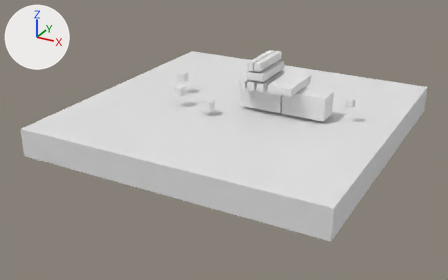
One commit to the Blender file FunctioningPressure.blend: the scene before it, then after it.
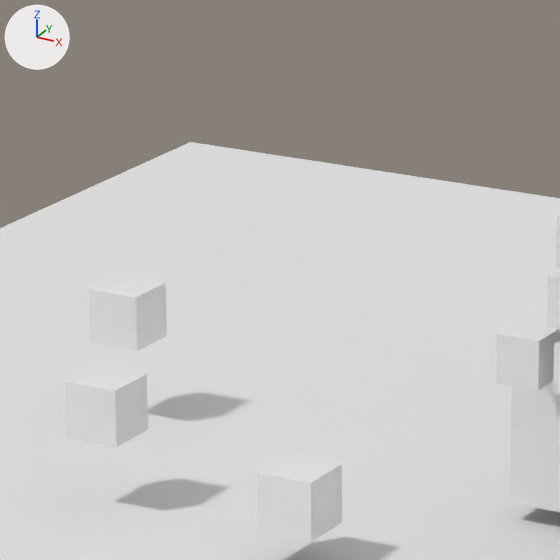
Each version appears first whole from a 50 mm camera at (134.8, -268.7, 111.1) aimed at (-5.4, -13.8, -16.4), and next in a close-up on the part from 36% to 55% of the width and 11% to 41% of the height. Lighting does not change. The marker at upper left points along +X, +Y and +Z.

The scene before the commit, as lines of its bpy script (objects in view):
```python
me_cube_007 = bpy.data.meshes.new('Cube.007')
me_cube_007.from_pydata(...)  # a box spanning x -1.0..1.0, y -1.0..1.0, z -1.0..1.0
me_cube_007.materials.append(mat_stressor)  # white #e7e7e7
me_cube_011 = bpy.data.meshes.new('Cube.011')
me_cube_011.from_pydata(...)  # a box spanning x -1.0..1.0, y -7.99..4.85, z -1.0..1.0
me_cube_011.materials.append(mat_stressor)  # white #e7e7e7
me_plane = bpy.data.meshes.new('Plane')
me_plane.from_pydata(...)  # a box spanning x -1.0..1.0, y -1.0..1.0, z -0.18..0.0
ob_cube_006 = bpy.data.objects.new('Cube.006', me_cube_007)
ob_cube_006.location = (-39.84, 2.43, 7.32)
ob_cube_006.scale = (2.28, 2.28, 2.28)
ob_cube_wee_001 = bpy.data.objects.new('Cube.wee.001', me_cube_011)
ob_cube_wee_001.location = (10.0, 4.15, 19.02)
ob_cube_wee_001.scale = (4.52, 1.93, 1.93)
ob_plane = bpy.data.objects.new('Plane', me_plane)
ob_plane.location = (-2.15, -0.77, -1.65)
ob_plane.scale = (77.3, 77.3, 77.3)
# also in view: 'Cube.007' at (9.9, 1.5, 5.6); 'Cube.004' at (-11.0, -19.4, 3.5); 'Cube.005' at (-30.2, -15.9, 6.5); 'Cube.wee.004' at (3.1, 1.1, 14.0)
```
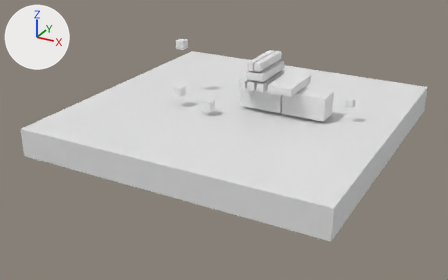
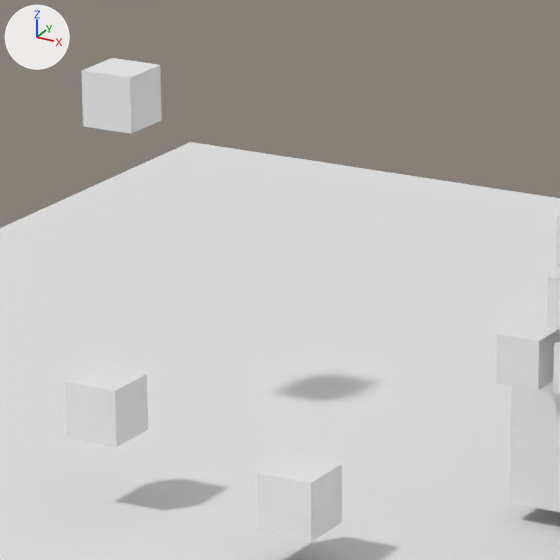
Commit message: Testing gitg

Where the change shows, as pixel boxes (x1, y1, x2, y2) in the close-ups (560 x 560 px):
'Cube.006', moved
    before: (88, 275, 167, 351)
    after: (81, 58, 162, 134)

What changed in the scene script:
```text
Change ob_cube_006:
    ob_cube_006.location: (-39.84, 2.43, 7.32) -> (-39.84, 2.43, 25.52)
```
